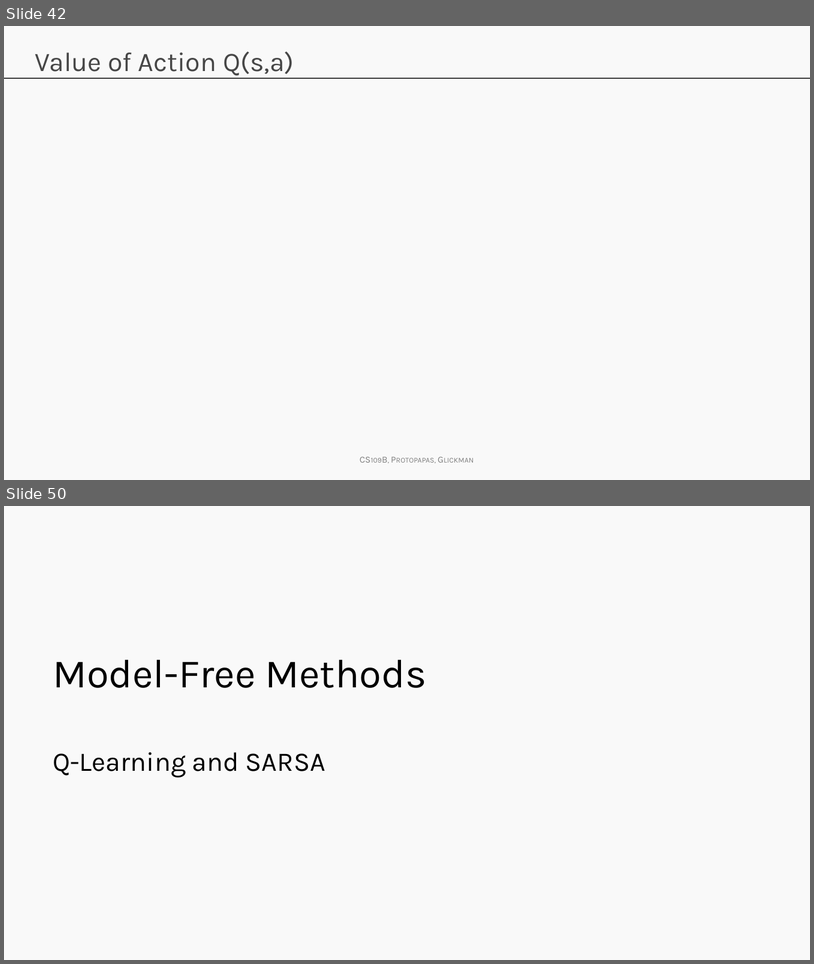
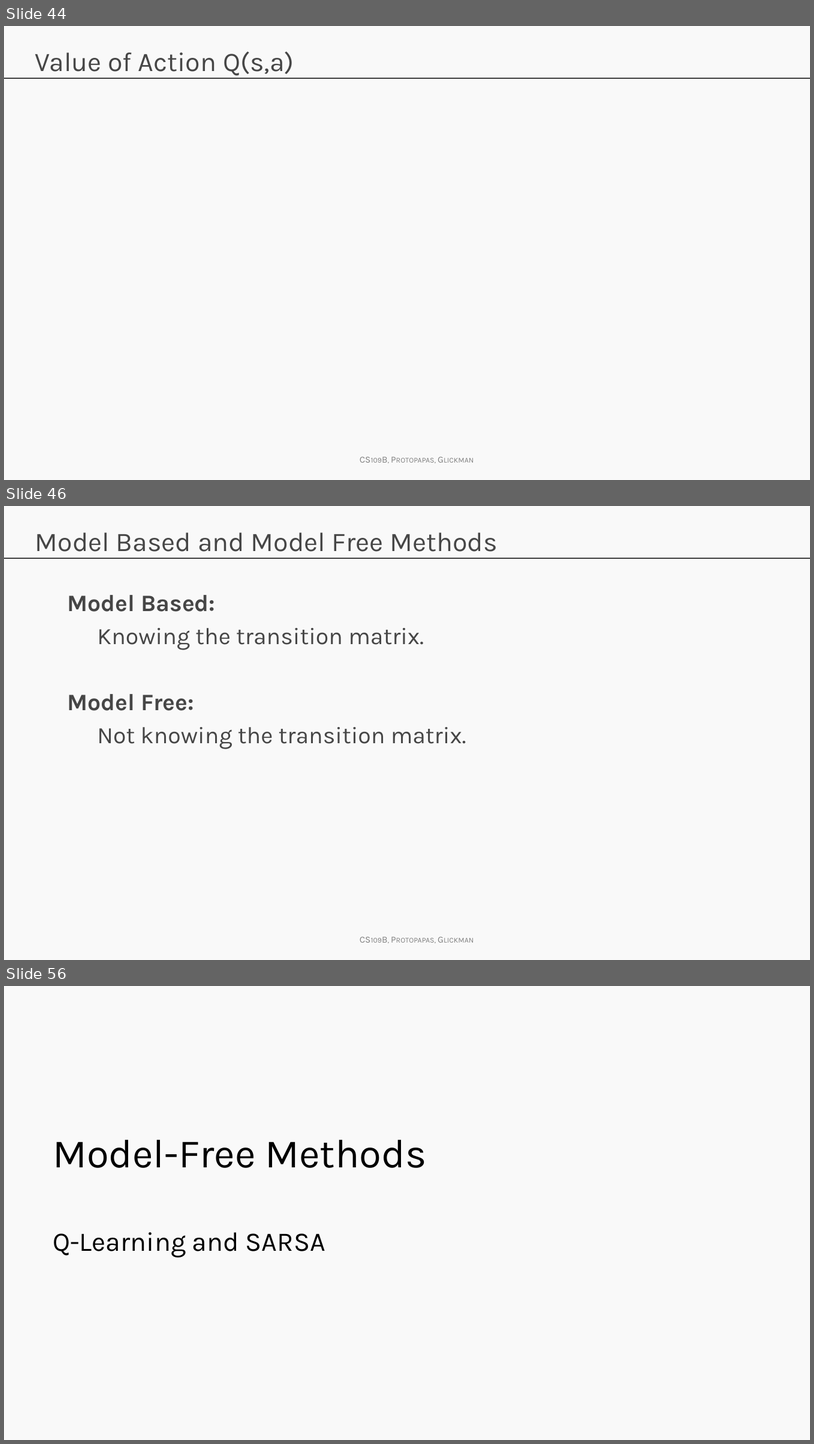
Before and after one commit to Harvard-IACS/2019-CS109B, a slide deck: content/lectures/lecture14/presentation/cs109b_lecture14_RL.pptx. Shown one above the other, each under a label of ours: slides 42 and 50 before the commit, slides 44, 46 and 56 after it; the slides between them are not shown. The pictures are 814x964 and 814x1444 pixels, drawn with LibreOffice and Linux fonts; fonts in the diff are those of the drawing; grey boxes stand for pictures; background and template pictures are left out. Boxes give left, top, right and bottom in pixels: in the first picture for what was removed or moved away, otherwise in the second. Text is boxed around its words. In the diff, an @@ line names an element or a change of style, - is before the commit and + after.

```diff
--- a/content/lectures/lecture14/presentation/cs109b_lecture14_RL.pptx
+++ b/content/lectures/lecture14/presentation/cs109b_lecture14_RL.pptx
@@ slide 46 added at (4, 506, 810, 960), background #F9F9F9; not listed: 2 template elements that a slide beside it also shows @@
@@ title added at (35, 532, 497, 552), 24 pt, text #464646 @@
+Model Based and Model Free Methods
@@ text added at (67, 595, 467, 749), 21 pt, text #464646 @@
+Model Based:
+Knowing the transition matrix.
+Model Free:
+Not knowing the transition matrix.
@@ what was slide 42 is now slide 44 @@
@@ what was slide 50 is now slide 56 @@
```
Also in this commit, not shown: 5 slides changed, 7 other slides added, 2 slides removed, 1 other file.
